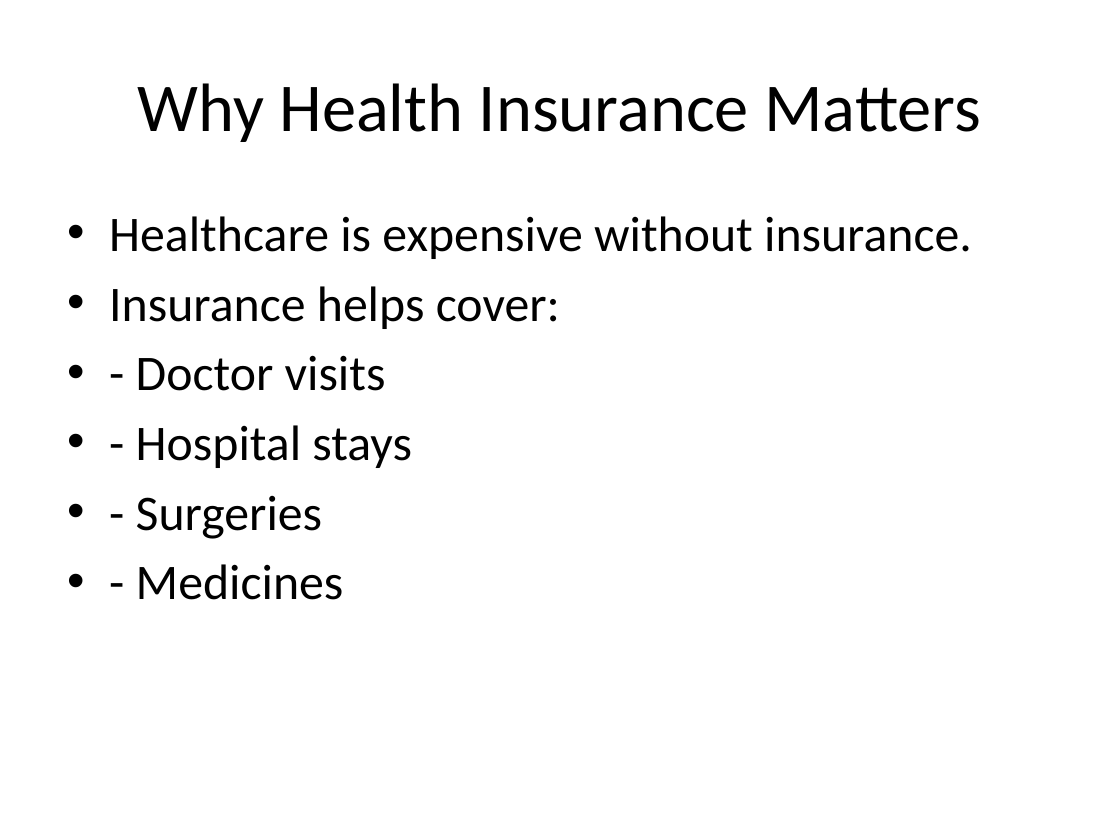
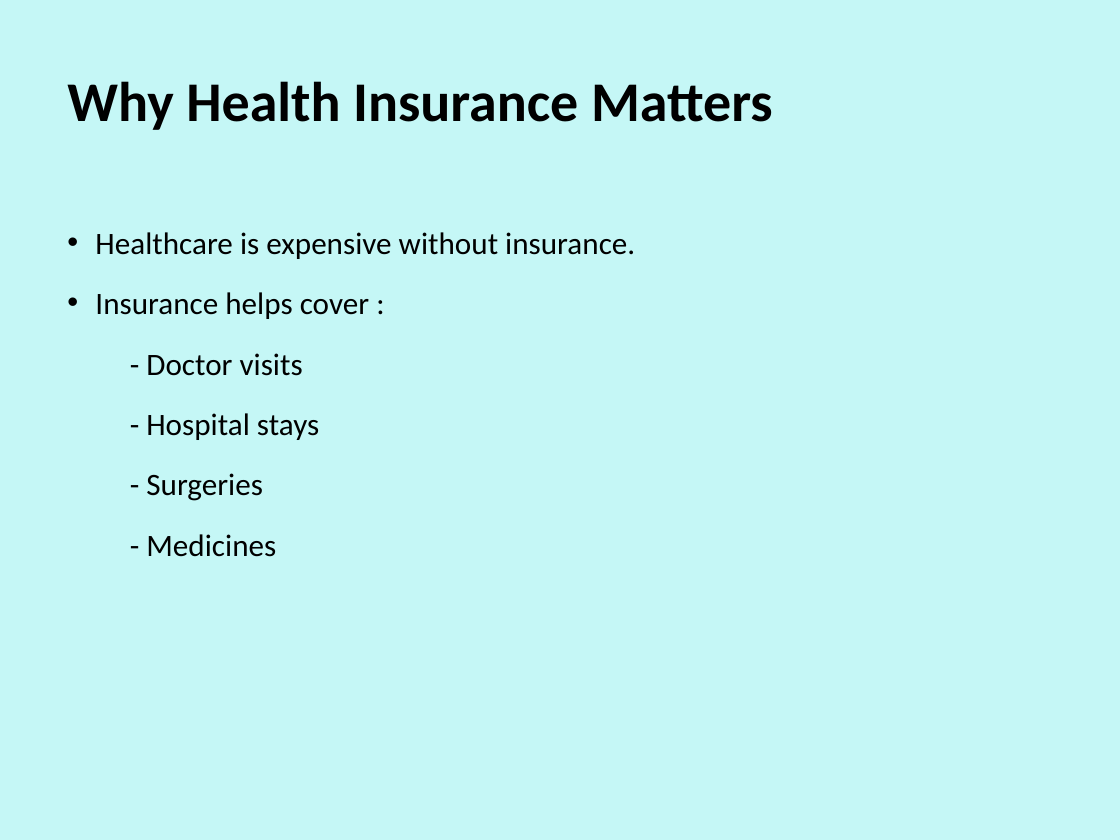
Before and after one commit to Navee090603/RRS, a slide deck: slide 3 of US_Healthcare_Overview.pptx (slide 2 before the commit). Drawn at 1120x840 pixels with LibreOffice and Linux fonts; fonts in the diff are those of the drawing. Boxes give left, top, right and bottom in pixels: in the first picture for what was removed or moved away, otherwise in the second. Text is boxed around its words. In the diff, an @@ line names an element or a change of style, - is before the commit and + after.

```diff
--- a/US_Healthcare_Overview.pptx
+++ b/US_Healthcare_Overview.pptx
@@ background #FFFFFF to #C5F7F6 @@
@@ title "Why Health Insurance Matters": place and size @@
-title "Why Health Insurance Matters" at [138, 83, 981, 142]
+title "Why Health Insurance Matters" at [67, 81, 773, 130]
@@ title "Why Health Insurance Matters" at [67, 81, 773, 130]: size 44 to 36 pt, bold on; alignment centre to left; line spacing 1 to 0.9; vertical alignment middle to top @@
@@ text "Healthcare is expensive without insurance.": place and size @@
-text "Healthcare is expensive without insurance." at [109, 216, 972, 600]
+text "Healthcare is expensive without insurance." at [95, 232, 635, 557]
@@ text at [95, 232, 635, 557]: size 32 to 20 pt in "Healthcare is expensive without insurance.", "- Doctor visits", "- Hospital stays", "- Surgeries" and 1 more places; indent changed; line spacing 1 to 1.2; more space between paragraphs; bullet • to none @@
@@ text at [95, 292, 369, 319]: text changed; size 32 to 20 pt @@
-• Insurance helps cover:
+• Insurance helps cover :
```
Also in this commit, not shown: 4 other slides changed, 1 slide added.
